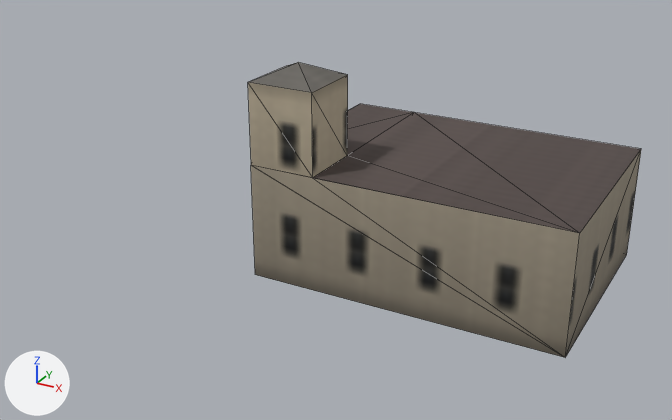
The glTF model assets/coronado_kit/buildings/landmarks/lmk_navy_gatehouse/landmark_lmk_navy_gatehouse_far.glb as it was, and as the next commit left it.
Before and after are seen from a 50 mm camera at (13.9, -35.5, 19.3) aimed at (-4.7, -1.7, 2.4). The axes (+X, +Y, +Z) are drawn at lower left. The lights are the same throughout. The first picture is the older version. Mesh edges are drawn as thin lines. Vertices at exactly the same position are counted once.

In view in the first picture: 'landmark_lmk_navy_gatehouse_far'.
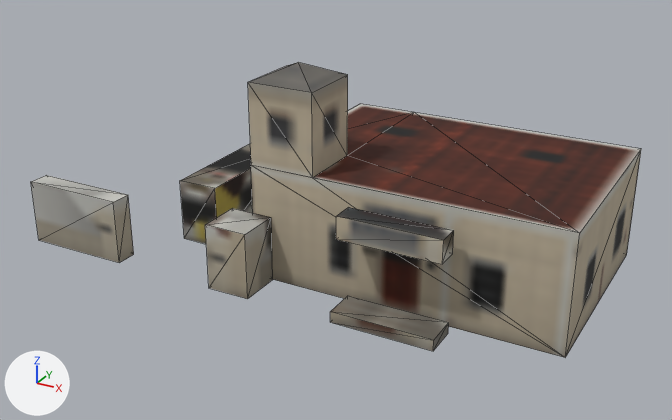
The change, as a diff of the scene's bpy script:
```diff
--- a/assets/coronado_kit/buildings/landmarks/lmk_navy_gatehouse/landmark_lmk_navy_gatehouse_far.glb.py
+++ b/assets/coronado_kit/buildings/landmarks/lmk_navy_gatehouse/landmark_lmk_navy_gatehouse_far.glb.py
@@ img_bld_lod_color_b_png @@
+img_bld_lod_color_b_png = load_image('bld_lod_color_b.png', '../../../textures/bld_lod_color_b.png', 1024, 1024, 'sRGB')
@@ mat_bld_far @@
 n0 = _N.new('ShaderNodeBsdfPrincipled'); n0.name = 'Principled BSDF'
-n0.inputs[2].default_value = 0.9  # 'Roughness'
+n0.inputs[2].default_value = 0.85  # 'Roughness'
 n1 = _N.new('ShaderNodeOutputMaterial'); n1.name = 'Material Output'
@@ mat_bld_far @@
 n4 = _N.new('ShaderNodeTexImage'); n4.name = 'Image Texture'
-n4.image = img_far_color_png
+n4.image = img_bld_lod_color_b_png
+n4.extension = 'EXTEND'
 _L.new(n0.outputs[0], n1.inputs[0])  # 'BSDF' to 'Surface'
@@ me_landmark_lmk_navy_gatehouse_far @@
 # used by ob_landmark_lmk_navy_gatehouse_far; location = (0.0, 0.0, 0.0)
-me_landmark_lmk_navy_gatehouse_far.from_pydata(...)  # 21 vertices, 36 faces; spans x -7.0..7.0, y -5.0..5.0, z 0.0..9.49
+me_landmark_lmk_navy_gatehouse_far.from_pydata(...)  # 61 vertices, 86 faces; spans x -18.06..7.0, y -7.0..5.0, z 0.0..9.49
+# me_landmark_lmk_navy_gatehouse_far part 1
+# 12 vertices are added at x -18.06..-6.06, y -7.0..3.0, z 0.0
+# 12 new vertices lie (0.0, 0.0, 3.0) away from vertices in x -18.06..-6.06, y -7.0..3.0, z 0.0
+# 30 new faces join them
+# me_landmark_lmk_navy_gatehouse_far part 2
+# 8 vertices are added at x -2.06, y -7.0..-5.5, z 0.0..4.5
+# 8 new vertices lie (4.5, 0.0, 0.0) away from vertices in x -2.06, y -7.0..-5.5, z 0.0..4.5
+# 20 new faces join them
+# me_landmark_lmk_navy_gatehouse_far part 3: 32 kept faces spanning x -7.0..7.0, y -5.0..5.0, z 0.0..8.8 get new vertex colours; the middle colour goes from light grey #c6bab2 to white #ffffff
 me_landmark_lmk_navy_gatehouse_far.materials.append(mat_bld_far)
```

Pixel boxes (x1, y1, x2, y2) of what changed, in the pictures (672 x 420 px):
'landmark_lmk_navy_gatehouse_far', surface changed, reshaped (55% wider): before (248, 62, 641, 358); after (31, 62, 641, 358)
part 1 of me_landmark_lmk_navy_gatehouse_far, added: after (31, 144, 273, 299)
part 2 of me_landmark_lmk_navy_gatehouse_far, added: after (330, 207, 454, 351)
part 3 of me_landmark_lmk_navy_gatehouse_far, recoloured: (248, 87, 641, 358) in both
